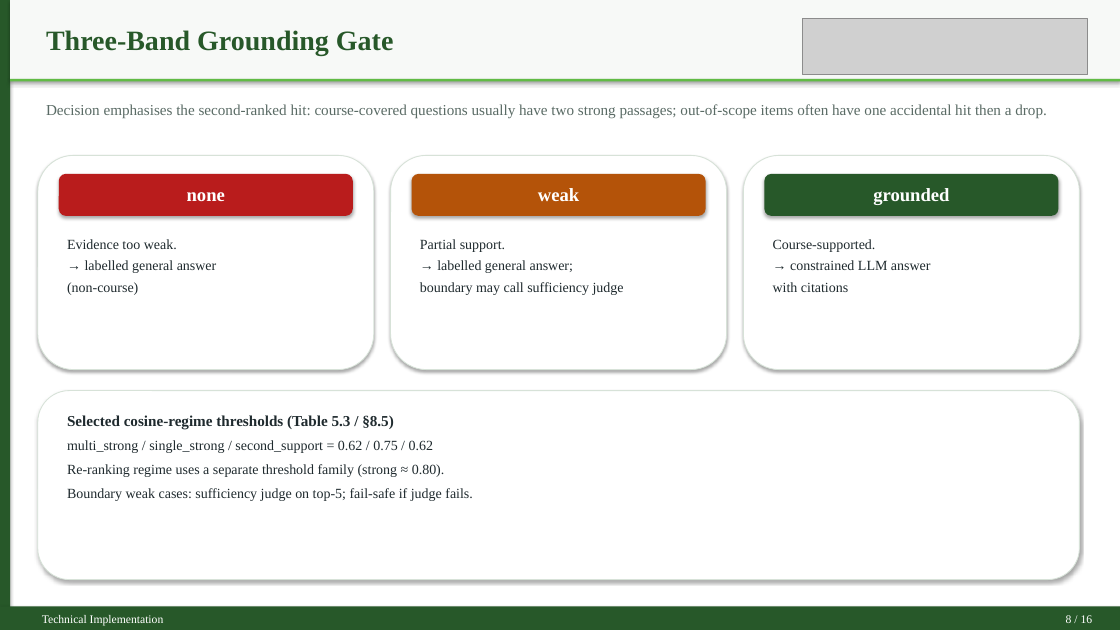
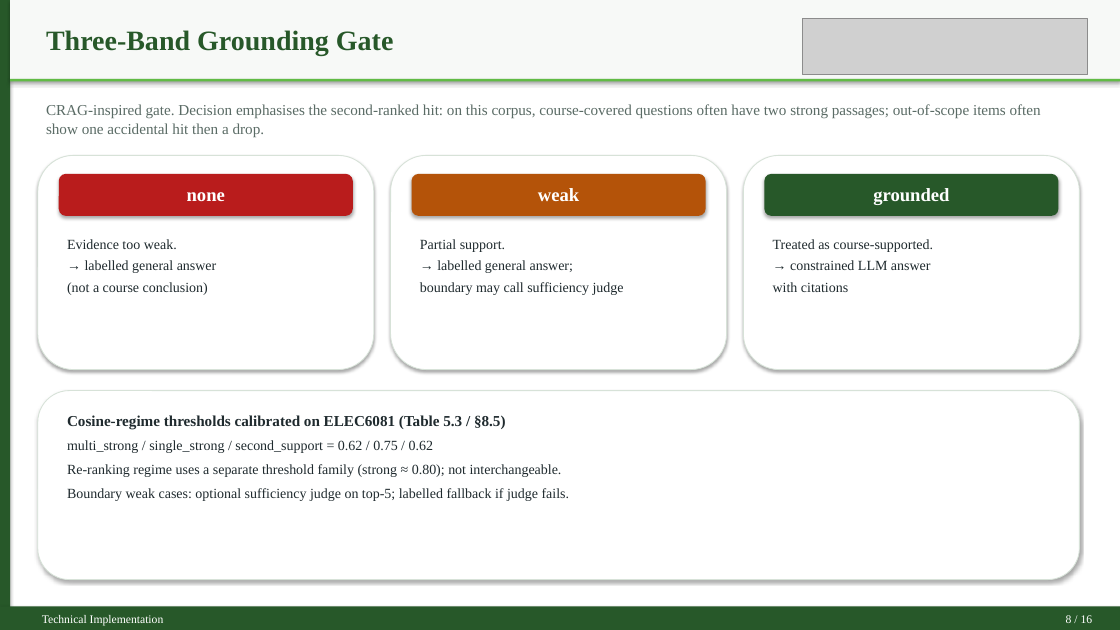
Before and after one commit to JinYue-star/ForRag, a slide deck: slide 8 of docs/Jin_Yue_3036494489_Final_Defense_Clean_TNR.pptx. Drawn at 1120x630 pixels with LibreOffice and Linux fonts; fonts in the diff are those of the drawing; grey boxes stand for pictures. Boxes give left, top, right and bottom in pixels: in the first picture for what was removed or moved away, otherwise in the second. Text is boxed around its words. In the diff, an @@ line names an element or a change of style, - is before the commit and + after.

```diff
--- a/docs/Jin_Yue_3036494489_Final_Defense_Clean_TNR.pptx
+++ b/docs/Jin_Yue_3036494489_Final_Defense_Clean_TNR.pptx
@@ text at bbox=[46, 104, 1041, 137]: text changed @@
-Decision emphasises the second-ranked hit: course-covered questions usually have two strong passages; out-of-scope items often have one accidental hit then a drop.
+CRAG-inspired gate. Decision emphasises the second-ranked hit: on this corpus, course-covered questions often have two strong passages; out-of-scope items often show one accidental hit then a drop.
@@ text at bbox=[773, 239, 933, 252]: text changed @@
-Course-supported.
+Treated as course-supported.
@@ text at bbox=[67, 282, 208, 295]: text changed @@
-(non-course)
+(not a course conclusion)
@@ text at bbox=[67, 415, 506, 430]: text changed @@
-Selected cosine-regime thresholds (Table 5.3 / §8.5)
+Cosine-regime thresholds calibrated on ELEC6081 (Table 5.3 / §8.5)
@@ text at bbox=[67, 464, 570, 501]: text changed @@
-Re-ranking regime uses a separate threshold family (strong ≈ 0.80).
-Boundary weak cases: sufficiency judge on top-5; fail-safe if judge fails.
+Re-ranking regime uses a separate threshold family (strong ≈ 0.80); not interchangeable.
+Boundary weak cases: optional sufficiency judge on top-5; labelled fallback if judge fails.
```
Also in this commit, not shown: 9 other slides changed, 14 other files.
